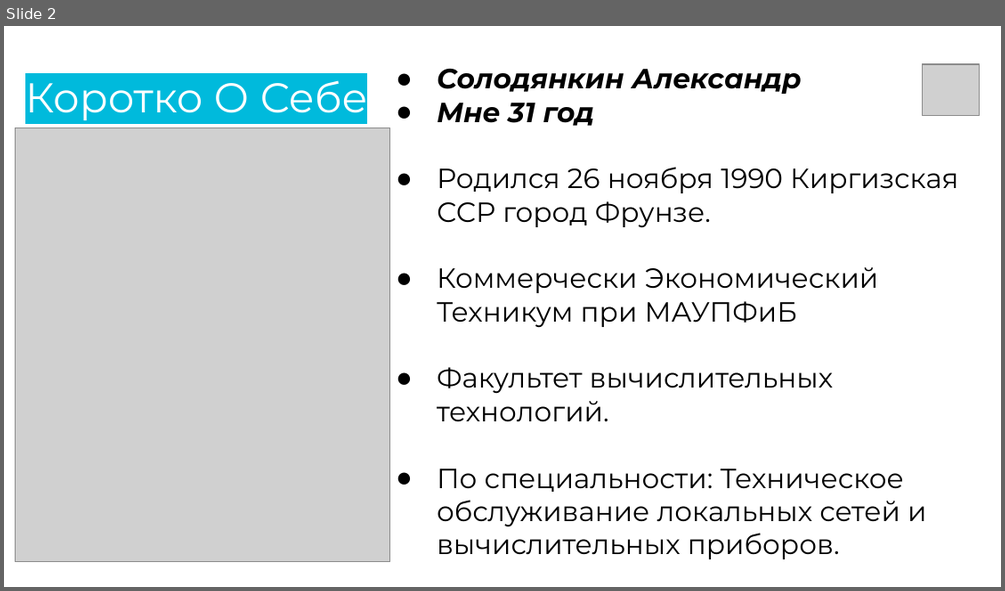
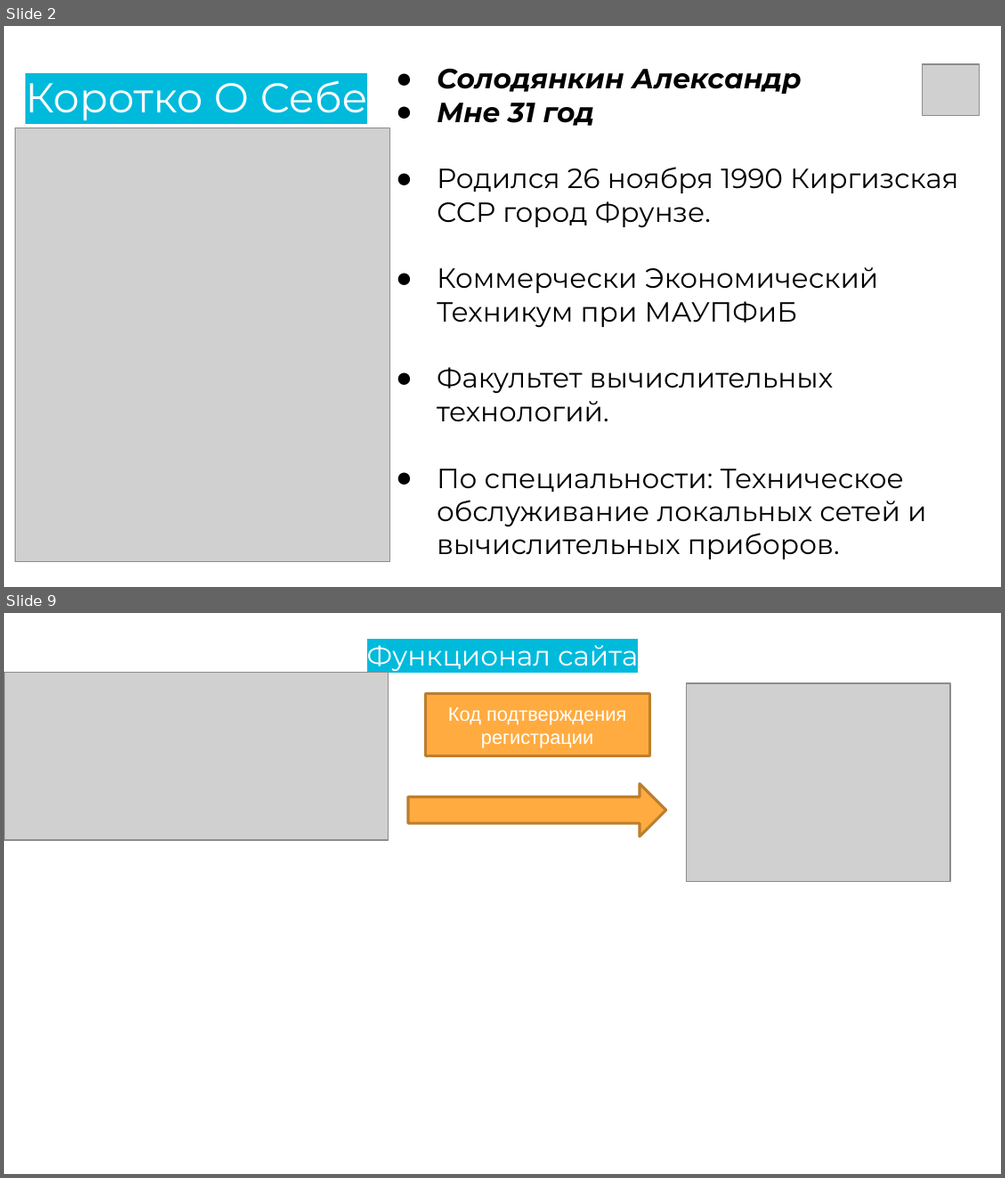
Before and after one commit to AlexanderSolodyankin/MyProject, a slide deck: Презинтация/Driver Room презентаций W21.pptx. Shown one above the other, each under a label of ours: slide 2 before the commit, slides 2 and 9 after it; the slides between them are not shown. The pictures are 1005x591 and 1005x1178 pixels, drawn with LibreOffice and Linux fonts; fonts in the diff are those of the drawing; grey boxes stand for pictures. Boxes give left, top, right and bottom in pixels: in the first picture for what was removed or moved away, otherwise in the second. Text is boxed around its words. In the diff, an @@ line names an element or a change of style, - is before the commit and + after.

```diff
--- a/Презинтация/Driver Room презентаций W21.pptx
+++ b/Презинтация/Driver Room презентаций W21.pptx
@@ slide 9 added at [4, 613, 1001, 1174], background #FFFFFF @@
@@ text added at [367, 645, 638, 673], 20 pt, text #FFFFFF @@
+Функционал сайта
@@ picture added at [4, 672, 388, 840] @@
@@ picture added at [686, 684, 950, 882] @@
@@ rectangle added at [426, 694, 650, 756], fill #FFAB40, outline #BD7F2F 2 pt, 14 pt, text #FFFFFF @@
+Код подтверждения
+регистрации
@@ right arrow added at [408, 784, 666, 836], fill #FFAB40, outline #BD7F2F 2 pt @@
```
Also in this commit, not shown: 6 slides changed, 1 other slide added, 1 slide removed, 12 other files.
